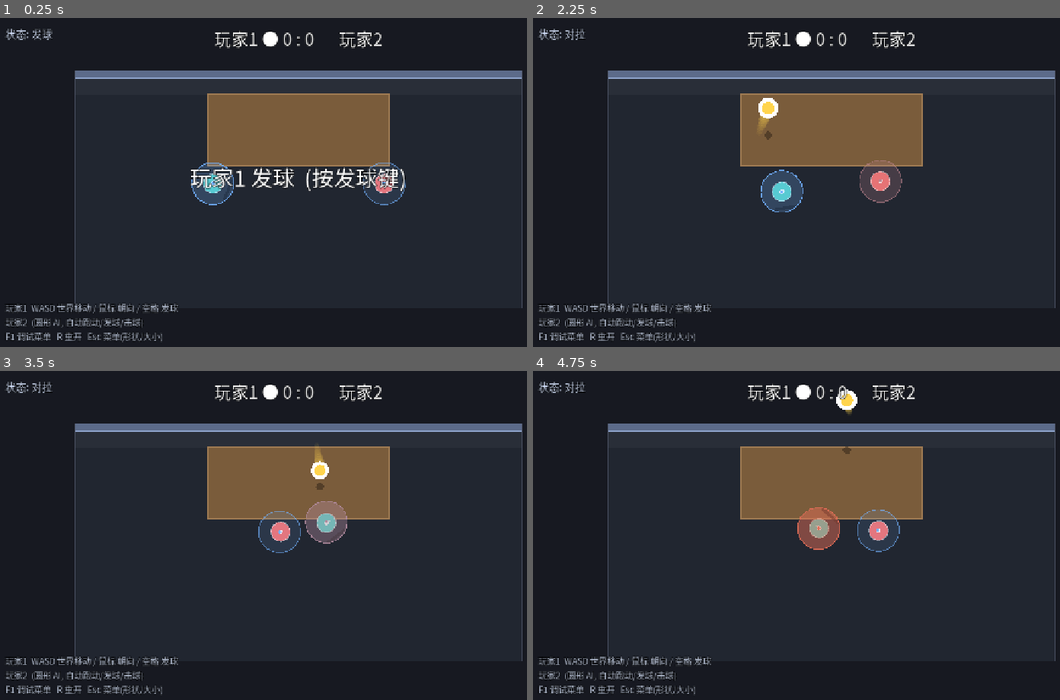
Above: before the commit, frames 1-4 (two rows, left to right).
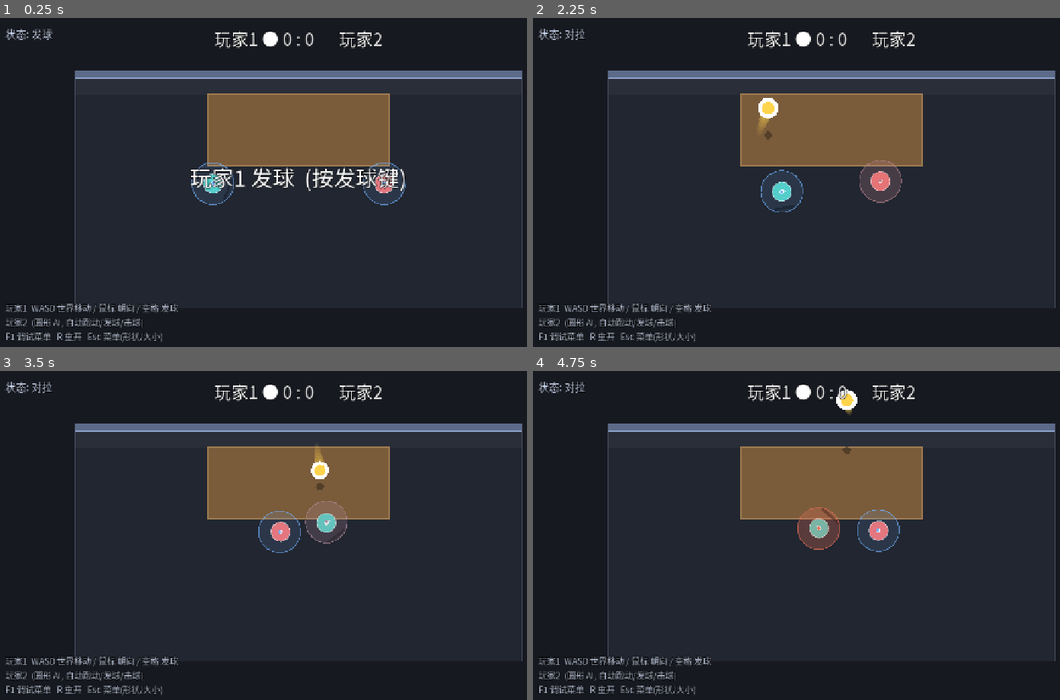
Above: after the commit, the same moments.

Repository: shuperidou/BMA-Arena
Game: Godot game, scene res://scenes/AiVsAiTest.tscn
Two runs of this game, one before a commit and one after it. Both use one fixed random seed, a clock stepped at 60 frames per second and the inputs below. This scene is started directly instead of the project's main scene.
Inputs (mouse positions are in pixels of both pictures, inside the frame that each line leads up to):
- Up to frame 1 (0.25 s): no input
- Up to frame 2 (2.25 s): tap Enter at 0.5 s; move the mouse to (801, 258) at 0.52 s; hold W 0.53-1.25 s; tap 2 at 0.6 s; click (801, 258) at 0.67 s; tap Space at 0.77, 2 s; drag from (1012, 241) to (801, 258) at 1.27 s; move the mouse to (648, 136) at 2.02 s; hold A from 2.03 s (still down); tap 4 at 2.1 s
- Up to frame 3 (3.5 s): release A at 2.75 s; drag from (326, 542) to (115, 489) at 2.77 s
- Up to frame 4 (4.75 s): move the mouse to (738, 456) at 3.52 s; hold S 3.53-4.25 s; tap 6 at 3.6 s; tap Space at 3.77 s; drag from (965, 525) to (738, 456) at 4.27 s

The runs differ from the first frame. In frame 1, less than 0.1% of the frame differs, in the area x 36-45%, y 43-57%; in frame 2, less than 0.1%; in frame 3, less than 0.1%; in frame 4, 0.7%, in the area x 50-59%, y 41-55%.

Commit message:
feat(P4): pluggable body kinds - first non-spindle body 'circle' with its OWN judgment (1 center all-around hit-point) vs spindle (2 end points). _build_body/set_body_kind; ESC body selector; AI-vs-AI uses set_body_kind

Diff:
--- a/scripts/autoload/game_config.gd
+++ b/scripts/autoload/game_config.gd
@@ -83,7 +83,9 @@
 ## ---- 身体系统 (P4 身体构筑基础) ----
 ## 只有"纺锤"实现了击球判定; 其它身体(圆/菱/椭/未来)以后各自设计"判定方式", 不共用判定区。
 ## "判定方式"做成每身体可插拔 (player_body_kind); 现在只有 "spindle"。
-var player_body_kind: String = "spindle"  ## 身体种类 (决定用哪套击球判定; 现在只有纺锤)
+var player_body_kind: String = "spindle"  ## 身体种类 (决定用哪套击球判定): "spindle" 纺锤 / "circle" 圆
+var circle_body_radius: float = 20.0      ## "圆"身体的碰撞半径
+var circle_hit_reach: float = 40.0        ## "圆"身体的中心判定半径 (全向覆盖; 圆靠挥拍定方向, 不靠判定点位)
 var player_shape_index: int = 0           ## 当前身体显示形状 (只有 0 纺锤是已设计的)
 var shape_segments: int = 28              ## 曲边采样段数
 ## 纺锤(唯一已设计): 形状=胶囊; 方程参数 = player_half_length(长半) + player_radius(宽半);
--- a/scripts/core/main.gd
+++ b/scripts/core/main.gd
@@ -271,7 +271,7 @@
 		(p2 as AiPlayer).omniscient = omni
 	# AI vs AI: 玩家1 也交给 AI 驱动 (ai_enabled), 并切成圆身 (和 P2 一样, 公平对拼)
 	players[0].ai_enabled = ai_vs_ai
-	players[0].set_circle_body(ai_vs_ai)
+	players[0].set_body_kind("circle" if ai_vs_ai else "spindle")
 	# ② 进化: AI vs AI = 锦标赛 (6 份基因池轮换 + 自动存档); 普通模式 = P2 用存档基因, 陪你对局也进化
 	if match_ref.ai_pool.size() > 0 and not ai_vs_ai:
 		_save_ai_pool()                     # 离开训练: 自动把所有池基因写回槽
--- a/scripts/player/player_controller.gd
+++ b/scripts/player/player_controller.gd
@@ -64,9 +64,9 @@
 var _prev_drag: Vector2 = Vector2.ZERO
 var _prev_drag_valid: bool = false
 var _body_color: Color = Color(0.31, 0.82, 0.77)
-var _shape_poly: CollisionPolygon2D = null  ## 形状碰撞体 (与显示完全同步)
-var _circle_body: bool = false              ## 圆身模式 (AI vs AI 里让 P1 与 P2 一样是圆)
-var _circle_shape: CollisionShape2D = null  ## 圆身模式的碰撞体 (半径与圆形 AI 相同)
+var _shape_poly: CollisionPolygon2D = null  ## 纺锤: 形状碰撞体 (与显示完全同步)
+var _circle_shape: CollisionShape2D = null  ## 圆: 圆形碰撞体
+var _body_kind: String = "spindle"          ## 当前身体种类: spindle / circle
 
 func setup(index: int, scheme: InputScheme) -> void:
 	player_index = index
@@ -83,25 +83,50 @@
 	linear_damp = 0.0
 	angular_damp = GameConfig.player_angular_damp  # 撞击旋转后逐渐停下
 
-	# 形状碰撞体 (由形状方程采样成多边形, 与显示完全同步)
-	_shape_poly = CollisionPolygon2D.new()
-	_shape_poly.name = "ShapePoly"
-	add_child(_shape_poly)
-
-	for i in 2:
-		var hp := HitPoint.new()
-		hp.name = "HitPoint%s" % ("Front" if i == 0 else "Back")
-		var s := -1.0 if i == 0 else 1.0
-		hp.position = Vector2(0.0, s * _shape_half())
-		add_child(hp)
-		hit_points.append(hp)
-
-	rebuild_shape()
-	queue_redraw()
+	_build_body()
 
 ## 形状长轴半长 (判定区间距)。
 func _shape_half() -> float:
 	return GameConfig.player_shape_half()
+
+## 按身体种类搭建 碰撞体 + 判定区(s) —— 每种身体一套自己的"判定方式":
+##   spindle 纺锤 = 胶囊碰撞 + 两端两个击球点 (点对点, 要瞄准)
+##   circle  圆   = 圆形碰撞 + 中心一个判定点 (全向覆盖, 方向靠挥拍)
+func _build_body() -> void:
+	for hp in hit_points:
+		hp.queue_free()
+	hit_points.clear()
+	if _shape_poly != null:
+		_shape_poly.queue_free()
+		_shape_poly = null
+	if _circle_shape != null:
+		_circle_shape.queue_free()
+		_circle_shape = null
+	_body_kind = GameConfig.player_body_kind
+	if _body_kind == "circle":
+		_circle_shape = CollisionShape2D.new()
+		_circle_shape.name = "CircleShape"
+		add_child(_circle_shape)
+		var hi := HitPoint.new()
+		hi.name = "HitPointCenter"
+		add_child(hi)
+		hit_points.append(hi)
+	else:
+		_shape_poly = CollisionPolygon2D.new()
+		_shape_poly.name = "ShapePoly"
+		add_child(_shape_poly)
+		for i in 2:
+			var hp := HitPoint.new()
+			hp.name = "HitPoint%s" % ("Front" if i == 0 else "Back")
+			add_child(hp)
+			hit_points.append(hp)
+	rebuild_shape()
+	queue_redraw()
+
+## 切换身体种类 (设置 + 重建)。P4: 验证"每个身体一套判定"的可插拔架构。
+func set_body_kind(kind: String) -> void:
+	GameConfig.player_body_kind = kind
+	_build_body()
 
 ## 挥拍滤波 (玩家/AI 共享): 把"瞬时挥速"变成"前一段"的平滑/蓄力。
 ##   A 平滑: 短窗低通 (去噪, 仍灵敏)。 B 蓄力: 累积"沿朝向的甩动位移", 带衰减 (持续拖才够力)。
@@ -138,35 +163,25 @@
 		return 1.0
 	return pow(maxf(GameConfig.player_size_scale, 0.05), -GameConfig.size_turn_exponent)
 
-## 重建碰撞多边形 + 判定区间距 (换形状时调用)。
+## 重建碰撞体 + 判定区间距 (换形状/大小/身体时调用)。
 func rebuild_shape() -> void:
+	var sc: float = maxf(GameConfig.player_size_scale, 0.05)
+	if _body_kind == "circle":
+		if _circle_shape != null:
+			var circ := CircleShape2D.new()
+			circ.radius = GameConfig.circle_body_radius * sc
+			_circle_shape.shape = circ
+		if not hit_points.is_empty():
+			hit_points[0].position = Vector2.ZERO
+			hit_points[0].reach = GameConfig.circle_hit_reach * sc
+		queue_redraw()
+		return
 	if _shape_poly != null:
 		_shape_poly.polygon = GameConfig.player_shape_points()
 	if hit_points.size() >= 2:
 		var h: float = _shape_half()
 		hit_points[0].position = Vector2(0.0, -h) + hit_zone_offset_local
 		hit_points[1].position = Vector2(0.0, h) - hit_zone_offset_local
-	queue_redraw()
-
-## 圆形身体模式: 在 "AI vs AI" 里让 P1 与 P2 完全一样是圆 (碰撞 + 显示同步; 公平对拼)。
-## 关掉时恢复纺锤。半径 20 = 圆形 AI (AiPlayer.ai_radius)。
-func set_circle_body(on: bool) -> void:
-	_circle_body = on
-	if _shape_poly != null:
-		_shape_poly.disabled = on
-	if on:
-		if _circle_shape == null:
-			_circle_shape = CollisionShape2D.new()
-			_circle_shape.name = "CircleShape"
-			add_child(_circle_shape)
-		var circ := CircleShape2D.new()
-		circ.radius = 20.0
-		_circle_shape.shape = circ
-		_circle_shape.disabled = false
-	else:
-		if _circle_shape != null:
-			_circle_shape.disabled = true
-		rebuild_shape()
 	queue_redraw()
 
 func _integrate_forces(state: PhysicsDirectBodyState2D) -> void:
@@ -272,7 +287,7 @@
 	_update_hit_points()
 	# 击球手势 = 鼠标挥动 (两端共用同一个世界挥动速度):
 	#   两端"位置"仍反向移动, 但"挥动速度"一致, 这样鼠标向下猛拉=防守 与用哪端无关。
-	if hit_points.size() >= 2:
+	if not hit_points.is_empty():
 		var sw: Vector2 = swing_local.rotated(rotation)
 		var p01: float = _swing_power01(sw)
 		# 姿态: 与 HitSystem 同判据 (垂直分量够大 且 沿向够小 -> 防守姿态)
@@ -306,8 +321,9 @@
 	state.angular_velocity += clampf(desired_w - state.angular_velocity, -face_accel, face_accel)
 
 ## 两个击球区在角色局部坐标系中反向位移 (A=+delta, B=-delta)，再经 Transform 转世界。
+## (仅纺锤; 圆身判定点固定中心, 不随拖动位移)
 func _update_hit_points() -> void:
-	if hit_points.size() < 2:
+	if _body_kind != "spindle" or hit_points.size() < 2:
 		return
 	var l: float = _shape_half()
 	hit_points[0].position = Vector2(0.0, -l) + hit_zone_offset_local  # 前端 A
@@ -397,10 +413,11 @@
 	draw_rect(Rect2(-bw * 0.5, by, bw, bh), Color(0, 0, 0, 0.45))
 	draw_rect(Rect2(-bw * 0.5, by, bw * pwv, bh),
 		Color(0.45, 0.7, 1.0).lerp(Color(1.0, 0.35, 0.15), pwv))
-	if _circle_body:
-		draw_circle(Vector2.ZERO, 20.0, _body_color)
-		draw_arc(Vector2.ZERO, 20.0, 0.0, TAU, 32, Color(1, 1, 1, 0.5), 2.0)
-		draw_line(Vector2.ZERO, Vector2(8.0, 0.0), Color(1, 1, 1, 0.6), 4.0)
+	if _body_kind == "circle":
+		var r: float = GameConfig.circle_body_radius * maxf(GameConfig.player_size_scale, 0.05)
+		draw_circle(Vector2.ZERO, r, _body_color)
+		draw_arc(Vector2.ZERO, r, 0.0, TAU, 36, Color(1, 1, 1, 0.5), 2.0)
+		draw_line(Vector2.ZERO, Vector2(r * 0.45, 0.0), Color(1, 1, 1, 0.6), 4.0)
 		draw_circle(Vector2.ZERO, 5.0, Color(1, 1, 1, 0.85))
 		return
 	var pts: PackedVector2Array = GameConfig.player_shape_points()
--- a/scripts/ui/esc_menu.gd
+++ b/scripts/ui/esc_menu.gd
@@ -65,12 +65,21 @@
 	_font(title, 28)
 	vb.add_child(title)
 
-	# 身体 (现在只有纺锤; 改身体在「变异」面板)
-	var body_label := Label.new()
-	body_label.text = "身体: 纺锤   长%.0f 宽%.0f 大小%.2f" % [
-		GameConfig.player_half_length, GameConfig.player_radius, GameConfig.player_size_scale]
-	_font(body_label, 17)
-	vb.add_child(body_label)
+	# 身体种类 (P4: 每种身体一套独立的击球判定方式)
+	var krow := HBoxContainer.new()
+	krow.add_theme_constant_override("separation", 10)
+	vb.add_child(krow)
+	var klab := Label.new()
+	klab.text = "身体:"
+	_font(klab, 20)
+	krow.add_child(klab)
+	var body_opt := OptionButton.new()
+	_font(body_opt, 18)
+	body_opt.add_item("纺锤 (两端两点)", 0)
+	body_opt.add_item("圆 (中心全向)", 1)
+	body_opt.selected = 0 if GameConfig.player_body_kind == "spindle" else 1
+	body_opt.item_selected.connect(_on_body_kind)
+	krow.add_child(body_opt)
 
 	# AI 强度
 	var arow := HBoxContainer.new()
@@ -245,6 +254,11 @@
 	if main_ref != null and main_ref.has_method("open_mutation"):
 		main_ref.open_mutation()
 
+func _on_body_kind(i: int) -> void:
+	var kind: String = "circle" if i == 1 else "spindle"
+	if main_ref != null and main_ref.players.size() > 0:
+		main_ref.players[0].set_body_kind(kind)
+
 func _on_export_genome() -> void:
 	if main_ref != null and main_ref.has_method("export_genome"):
 		main_ref.export_genome()
